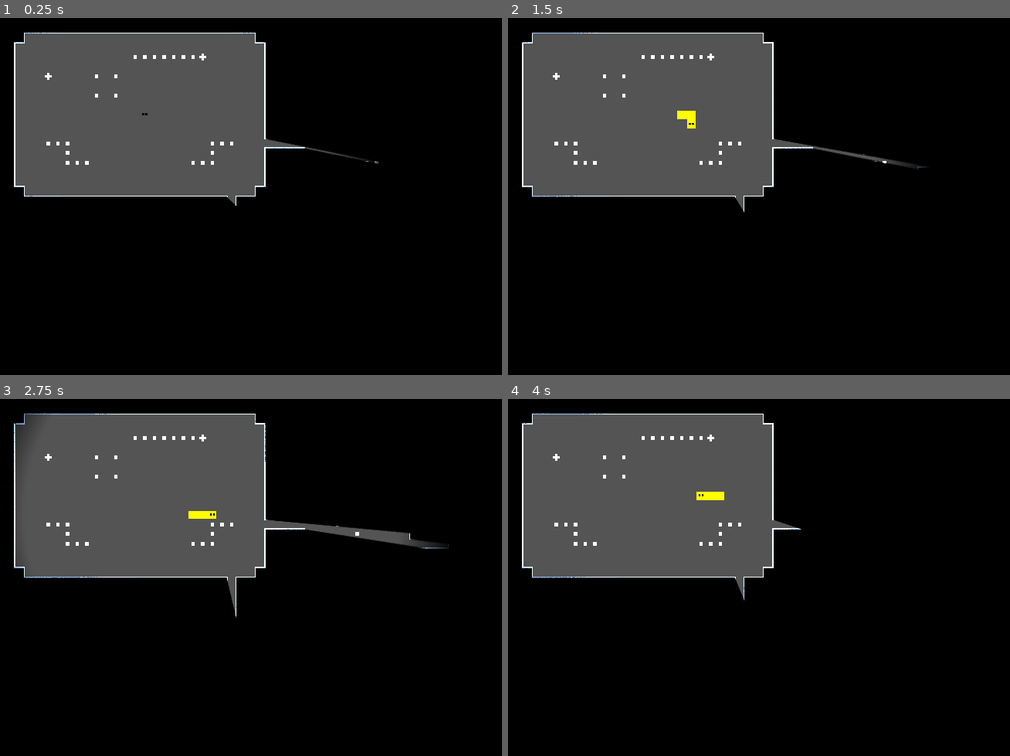
Above: before the commit, frames 1-4 (two rows, left to right).
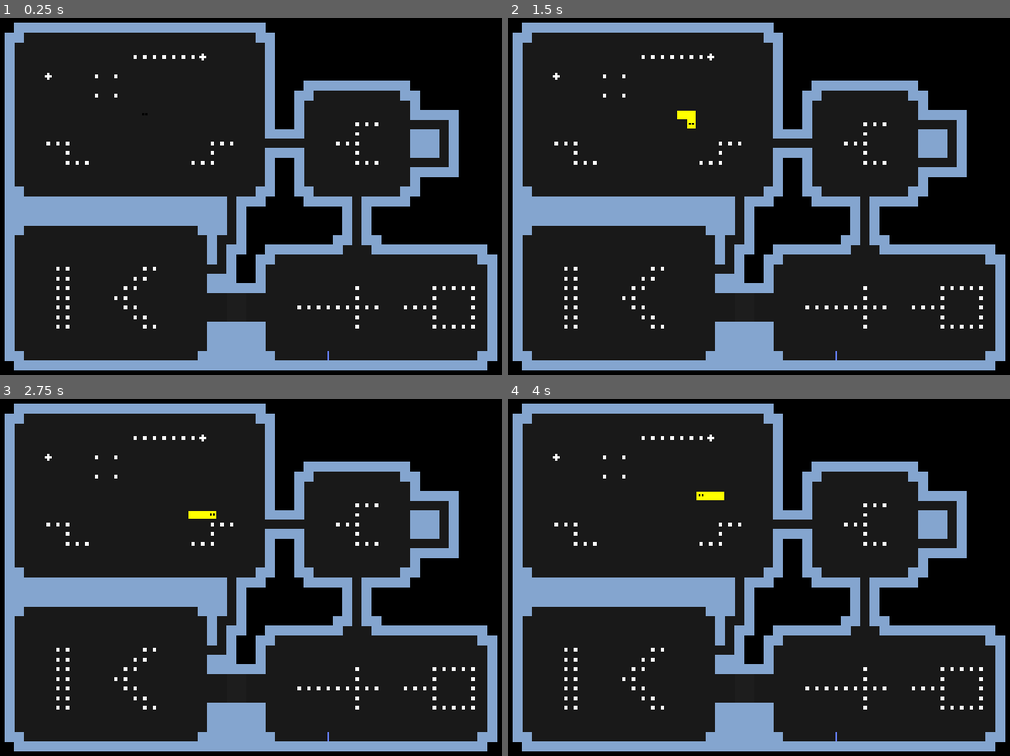
Above: after the commit, the same moments.

Repository: notapixelstudio/roguesnake
Game: Godot game, scene res://Screen.tscn
The game is run twice, just before and just after one commit, with the same random seed, the same clock (stepped at 60 frames per second) and the same inputs.
Inputs:
- Up to frame 1 (0.25 s): no input
- Up to frame 2 (1.5 s): tap Enter at 0.5 s; hold Right (ui_right) 0.53-1.28 s; hold Down (ui_down) from 1.28 s (still down)
- Up to frame 3 (2.75 s): release Down (ui_down) at 2.03 s; hold Right (ui_right) from 2.03 s (still down)
- Up to frame 4 (4 s): release Right (ui_right) at 2.78 s; hold Up (ui_up) 2.78-3.53 s; hold Left (ui_left) from 3.53 s (still down)

The runs differ from the first frame. In frame 1, 78% of the frame differs, in the area x 0-100%, y 1-99%; in frame 2, 77%; in frame 3, 77%; in frame 4, 78%.

Commit message:
Lights disabled.

Diff:
--- a/Screen.tscn
+++ b/Screen.tscn
@@ -41,7 +41,4 @@
 wait_time = 0.3
 autostart = true
 
-[node name="CanvasModulate" type="CanvasModulate" parent="."]
-color = Color( 0, 0, 0, 1 )
-
 [connection signal="timeout" from="Timer" to="." method="_on_Timer_timeout"]
--- a/actors/Snake.tscn
+++ b/actors/Snake.tscn
@@ -1,8 +1,7 @@
-[gd_scene load_steps=4 format=2]
+[gd_scene load_steps=3 format=2]
 
 [ext_resource path="res://actors/Snake.gd" type="Script" id=1]
 [ext_resource path="res://assets/tiles.svg" type="Texture" id=2]
-[ext_resource path="res://assets/light.png" type="Texture" id=3]
 
 [node name="Snake" type="Line2D"]
 width = 14.0
@@ -15,11 +14,3 @@
 texture = ExtResource( 2 )
 region_enabled = true
 region_rect = Rect2( 24, 48, 16, 16 )
-
-[node name="Light2D" type="Light2D" parent="Head"]
-texture = ExtResource( 3 )
-texture_scale = 5.0
-energy = 1.8
-shadow_enabled = true
-shadow_filter = 2
-shadow_filter_smooth = 1.0
--- a/assets/tiles.svg
+++ b/assets/tiles.svg
@@ -24,9 +24,9 @@
      inkscape:pagecheckerboard="0"
      inkscape:document-units="mm"
      showgrid="true"
-     inkscape:zoom="3.6489338"
-     inkscape:cx="250.89521"
-     inkscape:cy="144.56278"
+     inkscape:zoom="10.320743"
+     inkscape:cx="76.883998"
+     inkscape:cy="19.911357"
      inkscape:window-width="1864"
      inkscape:window-height="1016"
      inkscape:window-x="56"
@@ -73,12 +73,12 @@
      inkscape:groupmode="layer"
      id="layer1">
     <rect
-       style="opacity:1;fill:#8e8e8e;fill-opacity:1;stroke-width:2.64583;stroke-linecap:square;stroke-dashoffset:1.02047"
+       style="opacity:1;fill:#ffffff;fill-opacity:1;stroke-width:2.64583;stroke-linecap:square;stroke-dashoffset:1.02047"
        id="rect2277"
-       width="5.2916665"
-       height="5.2916665"
-       x="14.287499"
-       y="3.7041667" />
+       width="4.2333336"
+       height="4.2333336"
+       x="14.816667"
+       y="4.2333331" />
     <rect
        style="fill:#1a1a1a;stroke:none;stroke-width:0.846665;stroke-linecap:round;stroke-miterlimit:4;stroke-dasharray:none;stroke-dashoffset:1.63276"
        id="rect6293"
@@ -86,14 +86,6 @@
        height="4.2333336"
        x="6.3499999"
        y="21.166666" />
-    <rect
-       style="fill:#ffffff;stroke:none;stroke-width:12.8;stroke-linecap:round;stroke-dashoffset:1.63276"
-       id="rect952"
-       width="4.2333331"
-       height="4.2333336"
-       x="14.816667"
-       y="4.2333326"
-       ry="0" />
     <rect
        style="fill:#ffffff;stroke:none;stroke-width:0.846665;stroke-linecap:round;stroke-miterlimit:4;stroke-dasharray:none;stroke-dashoffset:1.63276"
        id="rect1255"
